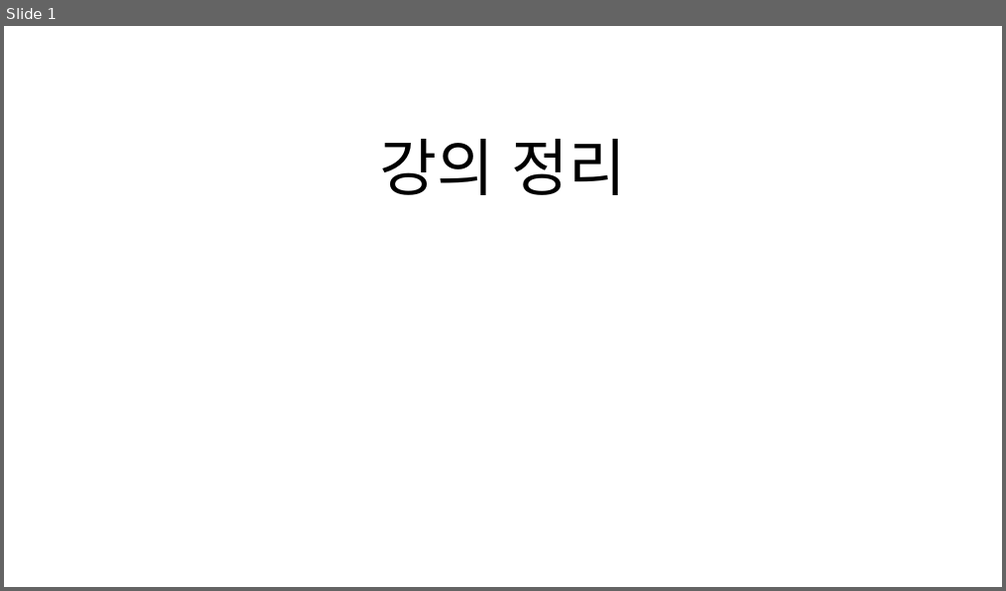
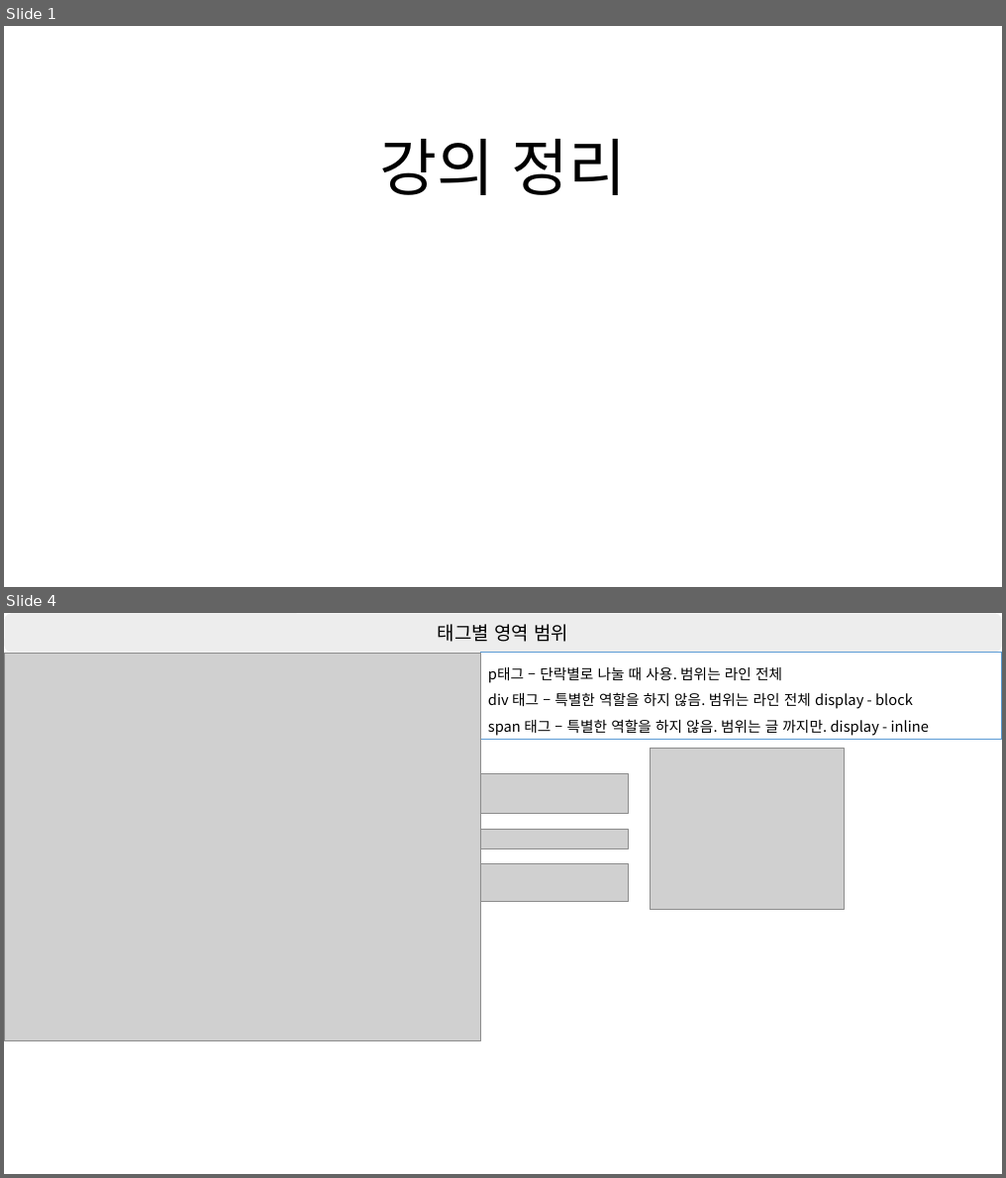
Before and after one commit to shchoichoko/web, a slide deck: Day2/강의 정리.pptx. Shown one above the other, each under a label of ours: slide 1 before the commit, slides 1 and 4 after it; the slides between them are not shown. The pictures are 1006x591 and 1006x1178 pixels, drawn with LibreOffice and Linux fonts; fonts in the diff are those of the drawing; grey boxes stand for pictures. Boxes give left, top, right and bottom in pixels: in the first picture for what was removed or moved away, otherwise in the second. Text is boxed around its words. In the diff, an @@ line names an element or a change of style, - is before the commit and + after.

```diff
--- a/Day2/강의 정리.pptx
+++ b/Day2/강의 정리.pptx
@@ slide 4 added at bbox=[4, 613, 1002, 1174], background #FFFFFF @@
@@ rounded rectangle added at bbox=[4, 613, 1002, 653], fill #EDEDED, outline #FFFFFF 1 pt, 18 pt, text #000000 @@
+태그별 영역 범위
@@ picture added at bbox=[4, 653, 481, 1042] @@
@@ rectangle added at bbox=[481, 653, 1002, 740], outline #5B9BD5 0.75 pt, 14 pt, text #000000 @@
+p태그 – 단락별로 나눌 때 사용. 범위는 라인 전체
+div 태그 – 특별한 역할을 하지 않음. 범위는 라인 전체 display - block
+span 태그 – 특별한 역할을 하지 않음. 범위는 글 까지만. display - inline
@@ picture added at bbox=[650, 748, 844, 910] @@
@@ picture added at bbox=[481, 774, 629, 814] @@
@@ picture added at bbox=[481, 829, 629, 849] @@
@@ picture added at bbox=[481, 864, 629, 902] @@
```
Also in this commit, not shown: 2 slides changed, 12 other slides added, 7 slides removed.
